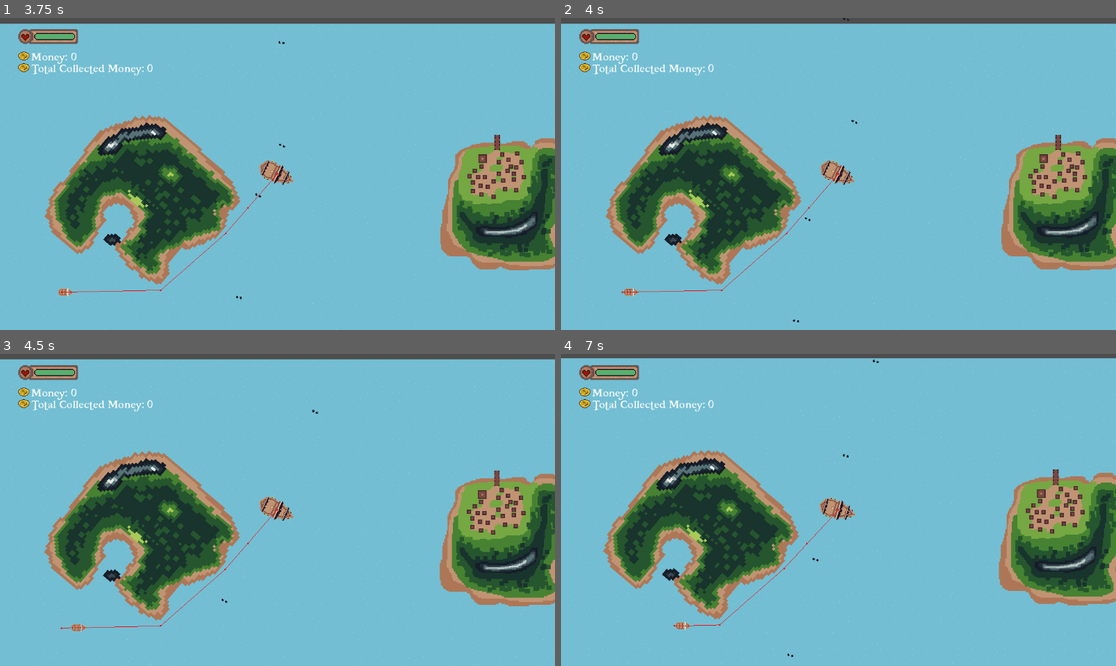
Above: before the commit, frames 1-4 (two rows, left to right).
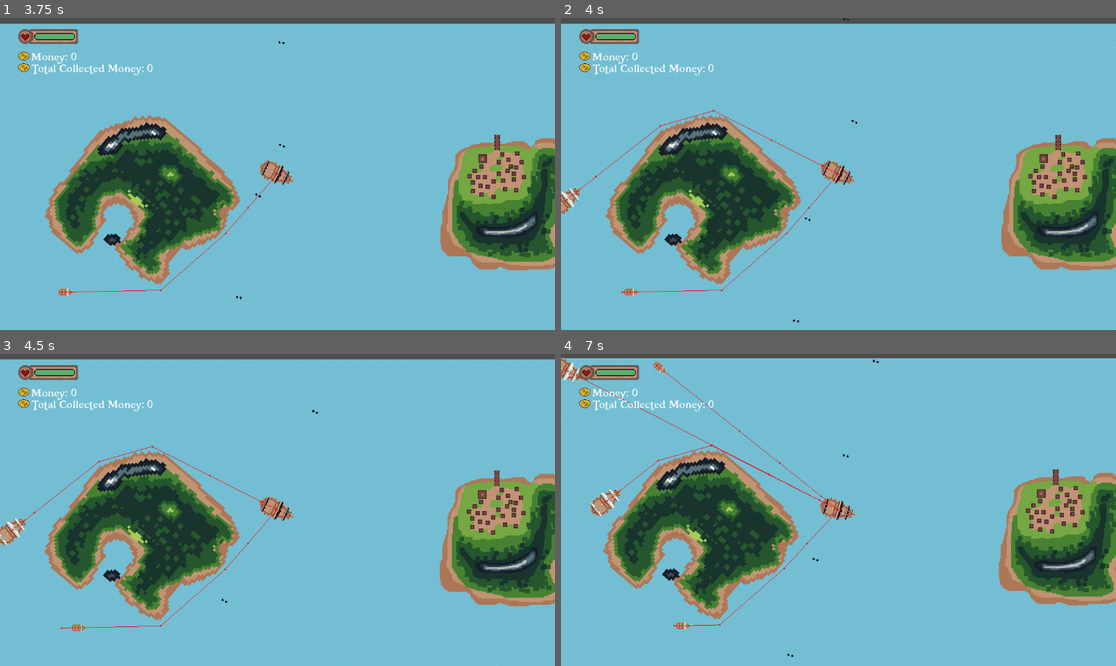
Above: after the commit, the same moments.

Repository: NotAhDog/Pirasea
Game: Godot game, scene res://Scenes/Menu.tscn
Same seed, same stepped clock (60 frames per second), same inputs: the game is played once before the commit and once after it.
Inputs:
- Up to frame 1 (3.75 s): click "PLAY" at 0.5 s; tap Enter at 1.25 s; hold D (right) 1.28-2.03 s; hold W (foward) 1.28-2.03 s; tap E (shop) at 1.52, 2.27 s; hold S (backwards) 2.03-2.78 s; tap W (foward) at 2.1, 3.6 s; hold W (foward) 2.78-3.53 s; hold D (right) from 2.78 s (still down)
- Up to frame 2 (4 s): keep holding D (right); tap E (shop) at 3.77 s
- Up to frame 3 (4.5 s): release D (right) at 4.28 s; hold A (left) from 4.28 s (still down); hold W (foward) from 4.28 s (still down)
- Up to frame 4 (7 s): tap E (shop) at 4.52, 5.27, 6.77 s; release W (foward) at 5.03 s; tap W (foward) at 5.1, 6.6 s; release A (left) at 5.78 s; hold S (backwards) 5.78-6.53 s; hold W (foward) 5.78-6.53 s; hold D (right) from 6.53 s (still down)

Frame 1 is identical in both runs. In frame 2, 0.3% of the frame differs, in the area x 0-50%, y 29-64%; in frame 3, 0.4%; in frame 4, 0.9%, in the area x 0-50%, y 1-53%.

Commit message:
2d nav v1

Diff:
--- a/Pirasea/Scenes/enemygalleon.tscn
+++ b/Pirasea/Scenes/enemygalleon.tscn
@@ -25,6 +25,14 @@
 autostart = true
 
 [node name="Nav" type="Timer" parent="."]
+wait_time = 0.1
+autostart = true
+
+[node name="NavigationAgent2D" type="NavigationAgent2D" parent="."]
+target_desired_distance = 1.0
+avoidance_enabled = true
+radius = 20.0
+debug_enabled = true
 
 [connection signal="area_entered" from="Area2D" to="." method="_on_area_2d_area_entered"]
 [connection signal="body_entered" from="Area2D" to="." method="_on_area_2d_body_entered"]
--- a/Pirasea/Scenes/main.tscn
+++ b/Pirasea/Scenes/main.tscn
@@ -250,9 +250,11 @@
 
 [node name="Galleon" type="Timer" parent="."]
 wait_time = 3.0
+autostart = true
 
 [node name="Rammer" type="Timer" parent="."]
 wait_time = 5.0
+autostart = true
 
 [node name="ShopArea" type="Area2D" parent="."]
 position = Vector2(2519, 244)
--- a/Pirasea/Scenes/rammer.tscn
+++ b/Pirasea/Scenes/rammer.tscn
@@ -7,7 +7,6 @@
 script = ExtResource("1_nk1d4")
 
 [node name="Sprite2D" type="Sprite2D" parent="."]
-rotation = 1.5708
 texture = ExtResource("2_llpin")
 
 [node name="CollisionPolygon2D" type="CollisionPolygon2D" parent="."]
@@ -22,6 +21,14 @@
 wait_time = 0.25
 
 [node name="Nav" type="Timer" parent="."]
+wait_time = 0.1
+autostart = true
+
+[node name="NavigationAgent2D" type="NavigationAgent2D" parent="."]
+target_desired_distance = 1.0
+avoidance_enabled = true
+radius = 20.0
+debug_enabled = true
 
 [connection signal="area_entered" from="Area2D" to="." method="_on_area_2d_area_entered"]
 [connection signal="body_entered" from="Area2D" to="." method="_on_area_2d_body_entered"]
--- a/Pirasea/Scripts/enemygalleon.gd
+++ b/Pirasea/Scripts/enemygalleon.gd
@@ -11,6 +11,14 @@
 	var dir = to_local(nav_agent.get_next_path_position()).normalized()
 	velocity = dir * speed
 	move_and_slide()
+	if velocity[0] > 0:
+		$Sprite2D.rotation = atan(velocity[1]/velocity[0]) + 1.5708
+		$CollisionPolygon2D.rotation = atan(velocity[1]/velocity[0])
+		$Area2D.rotation = atan(velocity[1]/velocity[0])
+	else:
+		$Sprite2D.rotation = atan(velocity[1]/velocity[0]) + 3.14159 + 1.5708
+		$CollisionPolygon2D.rotation = atan(velocity[1]/velocity[0]) + 3.14159
+		$Area2D.rotation = atan(velocity[1]/velocity[0]) + 3.14159
 
 func _make_path() -> void:
 	nav_agent.target_position = get_node("/root/Main/Player").global_position
@@ -34,9 +42,9 @@
 			self.queue_free()
 
 func _on_area_2d_body_entered(body):
-	if $Timer.wait_time > 0 and "island" in str(body).to_lower():
+	if $SpawnTimer.time_left > 0 and "island" in str(body).to_lower():
 		self.position = AutoloadScript._choose_random_spawn()
-		$Timer.wait_time = 0.25
+		$SpawnTimer.start(0.25)
 
 func _on_timer_timeout():
 	show()
--- a/Pirasea/Scripts/rammer.gd
+++ b/Pirasea/Scripts/rammer.gd
@@ -11,6 +11,14 @@
 	var dir = to_local(nav_agent.get_next_path_position()).normalized()
 	velocity = dir * speed
 	move_and_slide()
+	if velocity[0] > 0:
+		$Sprite2D.rotation = atan(velocity[1]/velocity[0]) + 1.5708
+		$CollisionPolygon2D.rotation = atan(velocity[1]/velocity[0])
+		$Area2D.rotation = atan(velocity[1]/velocity[0])
+	else:
+		$Sprite2D.rotation = atan(velocity[1]/velocity[0]) + 3.14159 + 1.5708
+		$CollisionPolygon2D.rotation = atan(velocity[1]/velocity[0]) + 3.14159
+		$Area2D.rotation = atan(velocity[1]/velocity[0]) + 3.14159
 
 func _make_path() -> void:
 	nav_agent.target_position = get_node("/root/Main/Player").global_position
@@ -34,9 +42,9 @@
 			self.queue_free()
 
 func _on_area_2d_body_entered(body):
-	if $Timer.wait_time > 0 and "island" in str(body).to_lower():
+	if $SpawnTimer.time_left > 0 and "island" in str(body).to_lower():
 		self.position = AutoloadScript._choose_random_spawn()
-		$Timer.wait_time = 0.25
+		$SpawnTimer.start(0.25)
 
 func _on_spawn_timer_timeout():
 	show()
